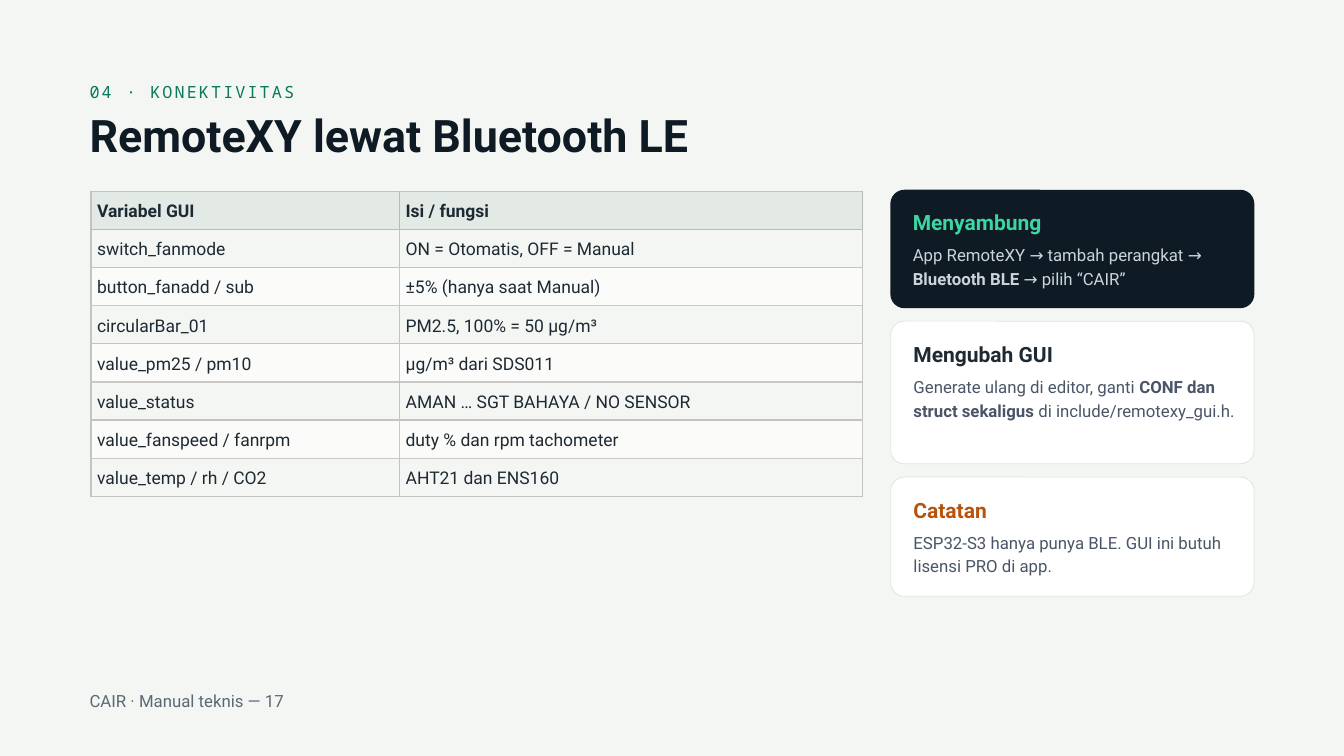
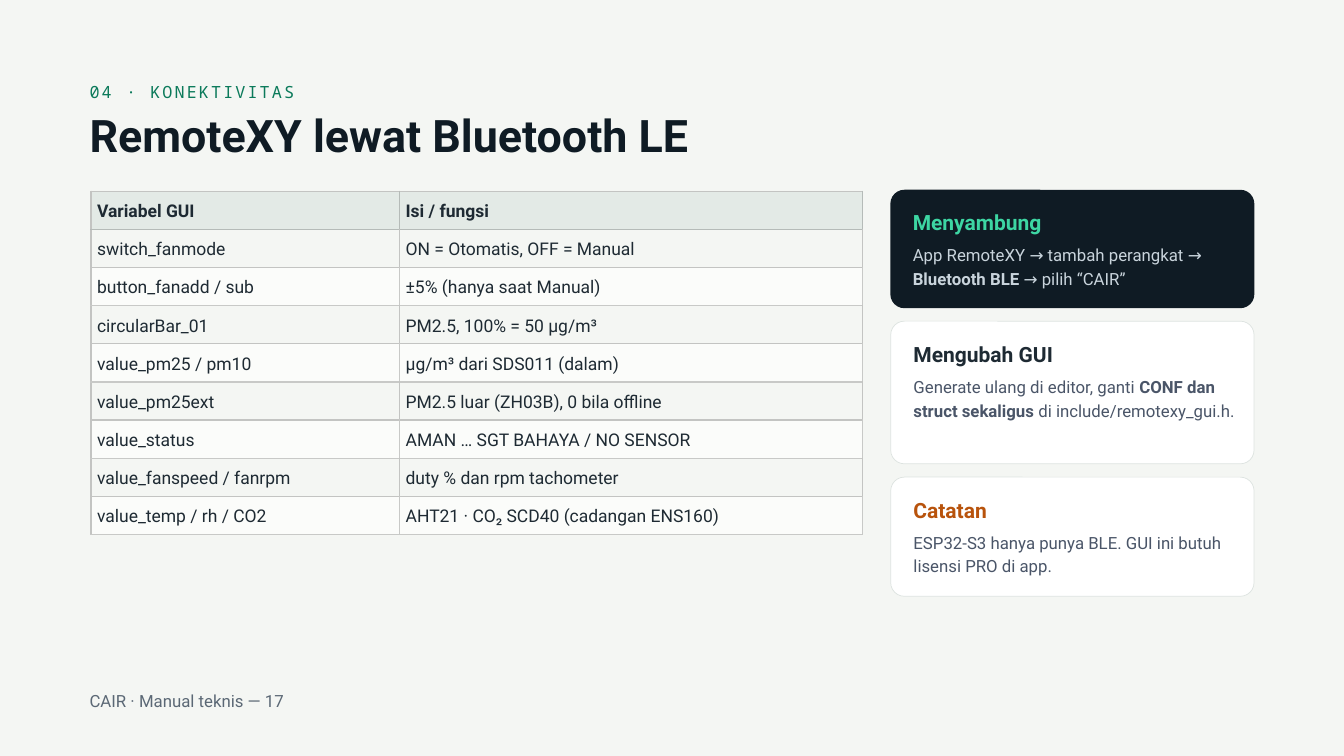
Before and after one commit to cecep1105/esp32_airpurifier, a slide deck: slide 17 of Manual CAIR Air Purifier.pptx. Drawn at 1344x756 pixels with LibreOffice and Linux fonts; fonts in the diff are those of the drawing. Boxes give left, top, right and bottom in pixels: in the first picture for what was removed or moved away, otherwise in the second. Text is boxed around its words. In the diff, an @@ line names an element or a change of style, - is before the commit and + after.

```diff
--- a/Manual CAIR Air Purifier.pptx
+++ b/Manual CAIR Air Purifier.pptx
@@ table at bbox=[91, 192, 862, 535] @@
-row 5: value_pm25 / pm10 | µg/m³ dari SDS011
+row 5: value_pm25 / pm10 | µg/m³ dari SDS011 (dalam)
+row 6: value_pm25ext | PM2.5 luar (ZH03B), 0 bila offline
-row 9, column 2: AHT21 dan ENS160
+row 9, column 2: AHT21 · CO₂ SCD40 (cadangan ENS160)
```
Also in this commit, not shown: 10 other slides changed.
